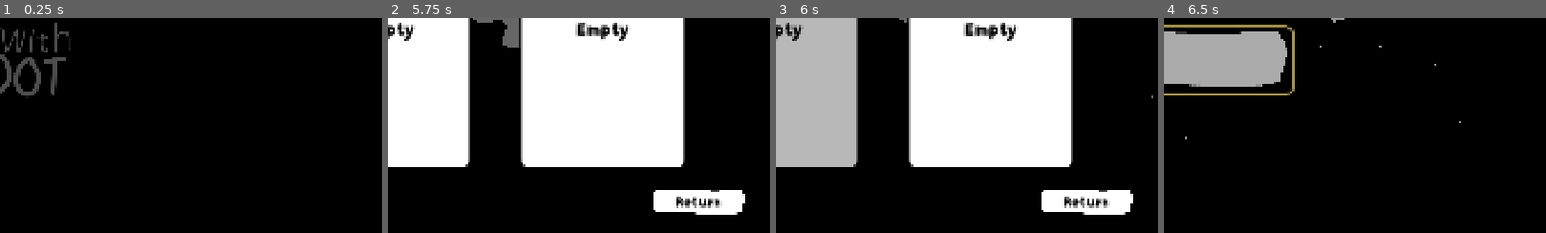
Above: before the commit, frames 1-4 (left to right).
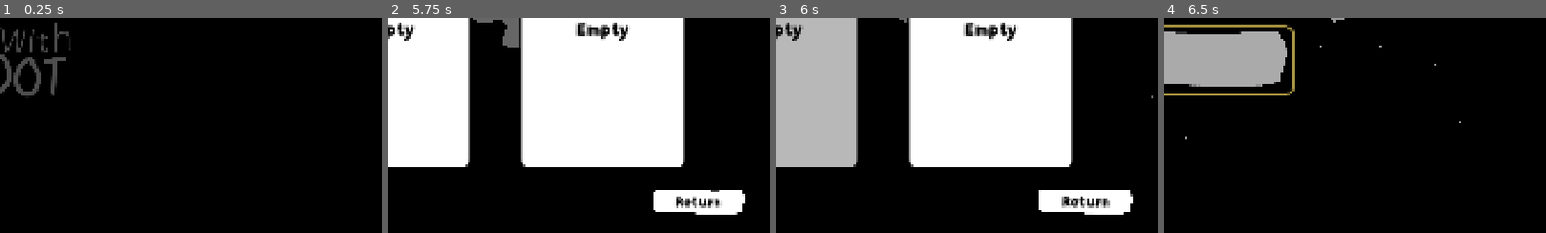
Above: after the commit, the same moments.

Repository: doggoanim/Krits
Game: Godot game, scene res://ui/main_menu.tscn
The game is run twice, just before and just after one commit, with the same random seed, the same clock (stepped at 60 frames per second) and the same inputs. Sound files missing from this copy of the repository are replaced by a short silence.
Inputs (mouse positions are % of the whole screen's width and height, from its top left):
- Up to frame 1 (0.25 s): no input
- Up to frame 2 (5.75 s): tap Enter at 0.5, 4.25 s; move the mouse to (72, 45) at 0.52 s; hold D (move_right) 0.53-1.25 s; hold Ctrl (crouch_pound) 0.53-1.25 s; click (72, 45) at 0.67 s; tap Space (jump) at 0.77, 3.77 s; drag from (30, 55) to (45, 70) at 1.27 s; move the mouse to (60, 28) at 2.02 s; hold D (move_right) 2.03-2.75 s; hold Shift (roll_dive) 2.03-2.75 s; drag from (45, 70) to (20, 35) at 2.77 s; move the mouse to (80, 65) at 3.52 s; hold A (move_left) 3.53-4.25 s; hold Ctrl (crouch_pound) 3.53-4.25 s; tap Escape (ui_cancel_menu) at 4.15 s; drag from (20, 35) to (35, 25) at 4.27 s; click "Play" at 5 s
- Up to frame 3 (6 s): move the mouse to (55, 50) at 5.77 s; hold S (move_back) from 5.78 s (still down); hold Shift (roll_dive) from 5.78 s (still down); click (55, 50) at 5.92 s
- Up to frame 4 (6.5 s): keep holding S (move_back); keep holding Shift (roll_dive)
The pictures show only the part of the screen within x 50-100%, y 50-100%; the shares and areas given below are measured in that part.

Frames 1-2 are identical in both runs. In frame 3, 0.5% of the frame differs, in the area x 68-94%, y 80-92%; in frame 4, nothing differs.

Commit message:
Movement keys also steer UI focus (mirrored onto ui_up/down/left/right, follows rebinds)
Co-Authored-By: Claude Sonnet 5.5 <noreply@anthropic.com>
Claude-Session: https://claude.ai/code/session_01TYpdm1jACUqsWG6yyTxbgm

Diff:
--- a/core/input_setup.gd
+++ b/core/input_setup.gd
@@ -19,6 +19,19 @@
 	&"menu_travel": {"label": "Travel Menu", "key": KEY_M},
 }
 
+## The movement actions also steer UI focus: whatever key an action is bound
+## to is added to the matching built-in ui_* action (alongside its arrow key /
+## gamepad), so W/A/S/D (or the player's rebinds) move between menu controls
+## and adjust sliders just like the arrow keys. Kept in step by bind_key().
+const UI_MIRRORS := {
+	&"move_forward": &"ui_up",
+	&"move_back": &"ui_down",
+	&"move_left": &"ui_left",
+	&"move_right": &"ui_right",
+}
+
+var _mirrored: Dictionary = {}   ## ui action -> the InputEventKey we added to it
+
 func _ready() -> void:
 	for action in BINDINGS:
 		bind_key(action, default_key(action))
@@ -36,3 +49,17 @@
 	var ev := InputEventKey.new()
 	ev.physical_keycode = keycode
 	InputMap.action_add_event(action, ev)
+	_mirror_to_ui(action, keycode)
+
+func _mirror_to_ui(action: StringName, keycode: Key) -> void:
+	if not UI_MIRRORS.has(action):
+		return
+	var ui_action: StringName = UI_MIRRORS[action]
+	if not InputMap.has_action(ui_action):
+		return
+	if _mirrored.has(ui_action):
+		InputMap.action_erase_event(ui_action, _mirrored[ui_action])
+	var ev := InputEventKey.new()
+	ev.physical_keycode = keycode
+	InputMap.action_add_event(ui_action, ev)
+	_mirrored[ui_action] = ev
